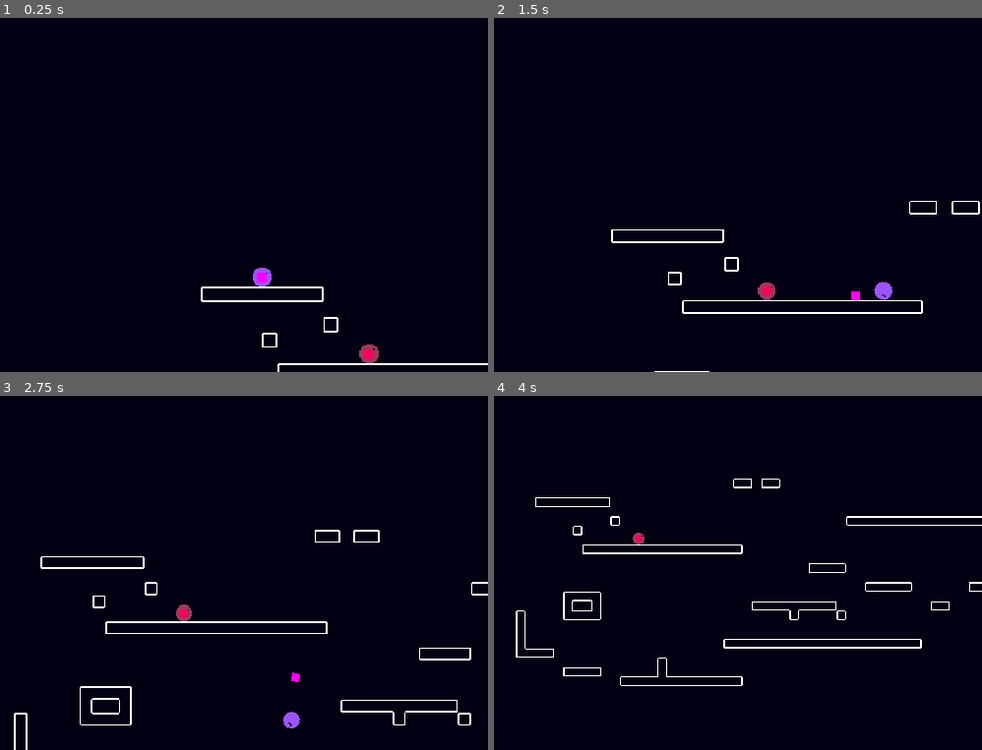
Above: before the commit, frames 1-4 (two rows, left to right).
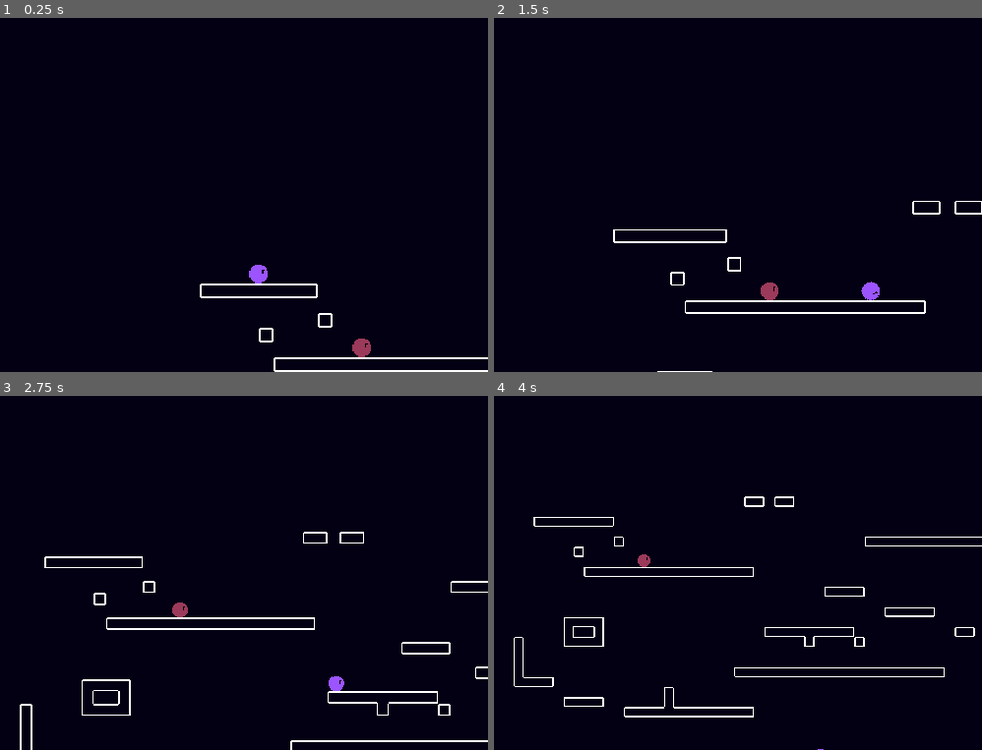
Above: after the commit, the same moments.

Repository: uniqueusername/fruit-smash
Game: Godot game, scene res://scenes/levels/world.tscn
The game is run twice, just before and just after one commit, with the same random seed, the same clock (stepped at 60 frames per second) and the same inputs.
Inputs (mouse positions are in pixels of both pictures, inside the frame that each line leads up to):
- Up to frame 1 (0.25 s): no input
- Up to frame 2 (1.5 s): move the mouse to (806, 177) at 0.52 s; hold Right (ui_right) from 0.53 s (still down); click (806, 177) at 0.6 s; tap Up (ui_up) at 0.77 s; move the mouse to (542, 212) at 1.27 s; click (542, 212) at 1.35 s
- Up to frame 3 (2.75 s): tap Up (ui_up) at 1.52 s; move the mouse to (234, 495) at 2.02 s; release Right (ui_right) at 2.03 s; hold Left (ui_left) from 2.03 s (still down); click (234, 495) at 2.1 s
- Up to frame 4 (4 s): move the mouse to (635, 643) at 2.77 s; release Left (ui_left) at 2.78 s; hold Right (ui_right) from 2.78 s (still down); click (635, 643) at 2.85 s; tap Up (ui_up) at 3.02, 3.77 s; move the mouse to (855, 626) at 3.52 s; click (855, 626) at 3.6 s

The runs differ from the first frame. In frame 1, 1.9% of the frame differs, in the area x 40-100%, y 69-100%; in frame 2, 0.8%; in frame 3, 3.5%; in frame 4, 3.8%, in the area x 4-100%, y 23-100%.

Commit message:
v1 grappling hook

Diff:
--- /dev/null
+++ b/assets/scripts/chain.gd
@@ -0,0 +1,53 @@
+"""
+This script controls the chain.
+"""
+extends Node2D
+
+@onready var links = $Sprite2D		# A slightly easier reference to the links
+var direction := Vector2(0,0)	# The direction in which the chain was shot
+var tip := Vector2(0,0)			# The global position the tip should be in
+								# We use an extra var for this, because the chain is
+								# connected to the player and thus all .position
+								# properties would get messed with when the player
+								# moves.
+
+const SPEED = 50	# The speed with which the chain moves
+
+var flying = false	# Whether the chain is moving through the air
+var hooked = false	# Whether the chain has connected to a wall
+
+# shoot() shoots the chain in a given direction
+func shoot(dir: Vector2) -> void:
+	direction = dir.normalized()	# Normalize the direction and save it
+	flying = true					# Keep track of our current scan
+	tip = self.global_position		# reset the tip position to the player's position
+
+# release() the chain
+func release() -> void:
+	flying = false	# Not flying anymore
+	hooked = false	# Not attached anymore
+
+# Every graphics frame we update the visuals
+func _process(_delta: float) -> void:
+	self.visible = flying or hooked	# Only visible if flying or attached to something
+	if not self.visible:
+		return	# Not visible -> nothing to draw
+	var tip_loc = to_local(tip)	# Easier to work in local coordinates
+	# We rotate the links (= chain) and the tip to fit on the line between self.position (= origin = player.position) and the tip
+	links.rotation = deg2rad(180) + self.position.angle_to_point(tip_loc) - deg2rad(90)
+	$Tip.rotation = self.position.angle_to_point(tip_loc) - deg2rad(90)
+	links.position = tip_loc						# The links are moved to start at the tip
+	links.region_rect.size.y = tip_loc.length()		# and get extended for the distance between (0,0) and the tip
+
+# Every physics frame we update the tip position
+func _physics_process(_delta: float) -> void:
+	$Tip.global_position = tip	# The player might have moved and thus updated the position of the tip -> reset it
+	if flying:
+		# `if move_and_collide()` always moves, but returns true if we did collide
+		if $Tip.move_and_collide(direction * SPEED):
+			hooked = true	# Got something!
+			flying = false	# Not flying anymore
+	tip = $Tip.global_position	# set `tip` as starting position for next frame
+
+func deg2rad(degrees):
+	return degrees * PI/180
--- a/assets/scripts/player.gd
+++ b/assets/scripts/player.gd
@@ -2,18 +2,23 @@
 
 # constants
 @export var JUMP_VELOCITY = -370.0
-@export var ACCEL_SPEED = 100
+@export var ACCEL_SPEED = 25
 @export var MAX_SPEED = 260
-@export var DECEL_SPEED = 35
+@export var DECEL_SPEED = 10
 @export var AIR_SPEED = 0.4
 @export var COYOTE_TIME = 0.1
 @export var HOOK_LENGTH = 100
+@export var CHAIN_PULL = 35
+@export var HOOK_GRAV = 0.5
+@export var HOOK_VERT_FORCE = 1.5
+@export var HOOK_HORIZ_FORCE = 1.0
 
 const ROTATE_SPEED = 0.001
+var GRAVITY = ProjectSettings.get_setting("physics/2d/default_gravity")
 
 # variables
 var jumping = false
-var gravity = ProjectSettings.get_setting("physics/2d/default_gravity")
+var gravity = GRAVITY
 var coyote_timer
 var spawn_pos
 var sticky_ray
@@ -24,8 +29,8 @@
 	coyote_timer = COYOTE_TIME
 	spawn_pos = position
 	sticky_ray = $sticky_ray
-	hook = $hook
 	hook_ray = $hook_ray
+	hook = $chain
 
 func _physics_process(delta):
 	# add gravity
@@ -41,7 +46,8 @@
 	var aim_input = Vector2.ZERO
 	var jump_input = false
 	var jump_released = false
-	var cast_hook = false
+	var hook_cast = false
+	var hook_released = false
 
 	if get_meta("mnk_enabled"):
 		# mnk controls
@@ -49,7 +55,8 @@
 		aim_input = get_local_mouse_position()
 		jump_input = Input.is_action_just_pressed("ui_up")
 		jump_released = Input.is_action_just_released("ui_up")
-		cast_hook = Input.is_action_just_pressed("mnk_hook")
+		hook_cast = Input.is_action_just_pressed("mnk_hook")
+		hook_released = Input.is_action_just_released("mnk_hook")
 
 	else:
 		# controller controls
@@ -59,13 +66,15 @@
 				aim_input = Input.get_vector("p1_aim_left", "p1_aim_right", "p1_aim_up", "p1_aim_down")
 				jump_input = Input.is_action_just_pressed("p1_jump")
 				jump_released = Input.is_action_just_released("p1_jump")
-				cast_hook = Input.is_action_just_pressed("p1_hook")
+				hook_cast = Input.is_action_just_pressed("p1_hook")
+				hook_released = Input.is_action_just_released("p1_hook")
 			1:
 				x_input = Input.get_axis("p2_move_left", "p2_move_right")
 				aim_input = Input.get_vector("p1_aim_left", "p1_aim_right", "p1_aim_up", "p1_aim_down")
 				jump_input = Input.is_action_just_pressed("p2_jump")
 				jump_released = Input.is_action_just_released("p2_jump")
-				cast_hook = Input.is_action_just_pressed("p2_hook")
+				hook_cast = Input.is_action_just_pressed("p2_hook")
+				hook_released = Input.is_action_just_released("p2_hook")
 
 	aim_input = HOOK_LENGTH / aim_input.length() * aim_input
 	hook_ray.set_target_position(aim_input)
@@ -87,6 +96,18 @@
 		else:
 			velocity.x = move_toward(velocity.x, 0, AIR_SPEED * DECEL_SPEED)
 
+	var chain_velocity := Vector2()
+	if hook.hooked:
+		chain_velocity = to_local(hook.tip).normalized() * CHAIN_PULL
+		chain_velocity.y *= HOOK_VERT_FORCE
+		chain_velocity.x *= HOOK_HORIZ_FORCE
+		# nerf certain inputs if we are hooked
+		gravity = GRAVITY * HOOK_GRAV
+	else:
+		chain_velocity = Vector2(0,0)
+		gravity = GRAVITY
+	velocity += chain_velocity
+
 	# SPIN >:3
 	$Sprite2D.rotation += velocity.x * ROTATE_SPEED
 
@@ -107,8 +128,10 @@
 		velocity.y = 0'''
 
 	# cast hook
-	if cast_hook:
-		cast_hook()
+	if hook_cast and aim_input.length() > 0.05:
+		hook.shoot(aim_input)
+	if hook_released:
+		hook.release()
 
 	move_and_slide()
 
@@ -125,8 +148,3 @@
 			1:
 				if Input.is_action_just_pressed("p2_reset"):
 					position = spawn_pos
-
-func cast_hook():
-	if hook_ray.is_colliding():
-		if hook_ray.get_collider().get("name") == "walls":
-			hook.global_position = hook_ray.get_collision_point()
--- a/project.godot
+++ b/project.godot
@@ -90,12 +90,12 @@
 }
 p1_jump={
 "deadzone": 0.5,
-"events": [Object(InputEventJoypadButton,"resource_local_to_scene":false,"resource_name":"","device":0,"button_index":0,"pressure":0.0,"pressed":false,"script":null)
+"events": [Object(InputEventJoypadButton,"resource_local_to_scene":false,"resource_name":"","device":0,"button_index":10,"pressure":0.0,"pressed":true,"script":null)
 ]
 }
 p2_jump={
 "deadzone": 0.5,
-"events": [Object(InputEventJoypadButton,"resource_local_to_scene":false,"resource_name":"","device":1,"button_index":0,"pressure":0.0,"pressed":false,"script":null)
+"events": [Object(InputEventJoypadButton,"resource_local_to_scene":false,"resource_name":"","device":1,"button_index":10,"pressure":0.0,"pressed":true,"script":null)
 ]
 }
 p1_reset={
@@ -160,11 +160,13 @@
 }
 p1_hook={
 "deadzone": 0.5,
-"events": []
+"events": [Object(InputEventJoypadMotion,"resource_local_to_scene":false,"resource_name":"","device":0,"axis":4,"axis_value":1.0,"script":null)
+]
 }
 p2_hook={
 "deadzone": 0.5,
-"events": []
+"events": [Object(InputEventJoypadMotion,"resource_local_to_scene":false,"resource_name":"","device":1,"axis":4,"axis_value":1.0,"script":null)
+]
 }
 
 [layer_names]
--- a/scenes/levels/world.tscn
+++ b/scenes/levels/world.tscn
@@ -8,32 +8,20 @@
 
 [node name="follower_cam" parent="." instance=ExtResource("1_s4mxc")]
 position_smoothing_speed = 0.485
+ZOOM_SMOOTHING = 0.3
 
 [node name="players" type="Node2D" parent="."]
 
 [node name="player" parent="players" instance=ExtResource("1_xiv0j")]
 position = Vector2(112, 96)
-JUMP_VELOCITY = -370.0
-ACCEL_SPEED = 100
-MAX_SPEED = 260
-DECEL_SPEED = 35
-AIR_SPEED = 0.4
-COYOTE_TIME = 0.1
-HOOK_LENGTH = 100
 metadata/mnk_enabled = true
 
 [node name="player2" parent="players" instance=ExtResource("1_xiv0j")]
 modulate = Color(1, 0.694118, 0.352941, 1)
 position = Vector2(224, 180)
-JUMP_VELOCITY = -370.0
-ACCEL_SPEED = 100
-MAX_SPEED = 260
-DECEL_SPEED = 35
-AIR_SPEED = 0.4
-COYOTE_TIME = 0.1
-HOOK_LENGTH = 100
 
 [node name="walls" type="TileMap" parent="."]
 tile_set = ExtResource("1_xbwus")
 format = 2
 layer_0/tile_data = PackedInt32Array(458755, 131072, 1, 458756, 131072, 0, 458757, 131072, 0, 458758, 131072, 0, 458759 …(2560 unchanged characters)…
+metadata/_edit_lock_ = true
--- a/scenes/objects/hook.tscn
+++ b/scenes/objects/hook.tscn
@@ -1,16 +1,24 @@
-[gd_scene load_steps=3 format=3 uid="uid://dnm6crd8jexgq"]
+[gd_scene load_steps=4 format=3 uid="uid://clmon6wlnq71i"]
 
-[ext_resource type="Texture2D" uid="uid://bjo2ylunuh3l1" path="res://icon.svg" id="1_o1ksr"]
+[ext_resource type="Texture2D" uid="uid://d0tyyn4sy4i4n" path="res://assets/sprites/chain.png" id="1_3qyjh"]
+[ext_resource type="Script" path="res://assets/scripts/chain.gd" id="1_uk0he"]
 
-[sub_resource type="CircleShape2D" id="CircleShape2D_u2oyi"]
+[sub_resource type="CircleShape2D" id="CircleShape2D_3hfe3"]
+radius = 2.0
 
-[node name="RigidBody2D" type="RigidBody2D"]
-collision_layer = 0
-freeze = true
-
-[node name="CollisionShape2D" type="CollisionShape2D" parent="."]
-shape = SubResource("CircleShape2D_u2oyi")
+[node name="chain" type="Node2D"]
+script = ExtResource("1_uk0he")
 
 [node name="Sprite2D" type="Sprite2D" parent="."]
-scale = Vector2(0.2, 0.2)
-texture = ExtResource("1_o1ksr")
+texture_repeat = 2
+texture = ExtResource("1_3qyjh")
+centered = false
+offset = Vector2(-2, 2.08165e-12)
+region_enabled = true
+region_rect = Rect2(2.08165e-12, 2.08165e-12, 4, 128)
+
+[node name="Tip" type="CharacterBody2D" parent="."]
+collision_layer = 2
+
+[node name="CollisionShape2D" type="CollisionShape2D" parent="Tip"]
+shape = SubResource("CircleShape2D_3hfe3")
--- a/scenes/objects/player.tscn
+++ b/scenes/objects/player.tscn
@@ -1,23 +1,22 @@
-[gd_scene load_steps=6 format=3 uid="uid://wvrdki7cpe48"]
+[gd_scene load_steps=5 format=3 uid="uid://wvrdki7cpe48"]
 
 [ext_resource type="Texture2D" uid="uid://t7bfheyfdk0q" path="res://assets/sprites/player.png" id="1_6oav2"]
 [ext_resource type="Script" path="res://assets/scripts/player.gd" id="1_6rsyq"]
+[ext_resource type="PackedScene" uid="uid://clmon6wlnq71i" path="res://scenes/objects/hook.tscn" id="2_hr6ce"]
 
 [sub_resource type="CircleShape2D" id="CircleShape2D_wpaii"]
-
-[sub_resource type="CircleShape2D" id="CircleShape2D_k6sbu"]
-radius = 5.0
-
-[sub_resource type="PlaceholderTexture2D" id="PlaceholderTexture2D_ub8x7"]
-size = Vector2(10, 10)
 
 [node name="player" type="CharacterBody2D"]
 collision_layer = 2
 up_direction = Vector2(1.04082e-12, -1)
 floor_stop_on_slope = false
 script = ExtResource("1_6rsyq")
+CHAIN_PULL = 25
+HOOK_GRAV = 1.0
 metadata/controller_id = 0
 metadata/mnk_enabled = false
+
+[node name="chain" parent="." instance=ExtResource("2_hr6ce")]
 
 [node name="CollisionShape2D" type="CollisionShape2D" parent="."]
 shape = SubResource("CircleShape2D_wpaii")
@@ -31,21 +30,3 @@
 target_position = Vector2(2.08165e-12, 16)
 
 [node name="hook_ray" type="RayCast2D" parent="."]
-
-[node name="DampedSpringJoint2D" type="DampedSpringJoint2D" parent="."]
-node_a = NodePath("..")
-node_b = NodePath("../hook")
-bias = 0.9
-length = 5.0
-damping = 16.0
-
-[node name="hook" type="RigidBody2D" parent="."]
-collision_layer = 0
-mass = 0.01
-gravity_scale = 2.66454e-15
-
-[node name="CollisionShape2D" type="CollisionShape2D" parent="hook"]
-shape = SubResource("CircleShape2D_k6sbu")
-
-[node name="Sprite2D" type="Sprite2D" parent="hook"]
-texture = SubResource("PlaceholderTexture2D_ub8x7")
Binary file added: assets/sprites/chain.png
Not shown, added: assets/sprites/chain.png.import
